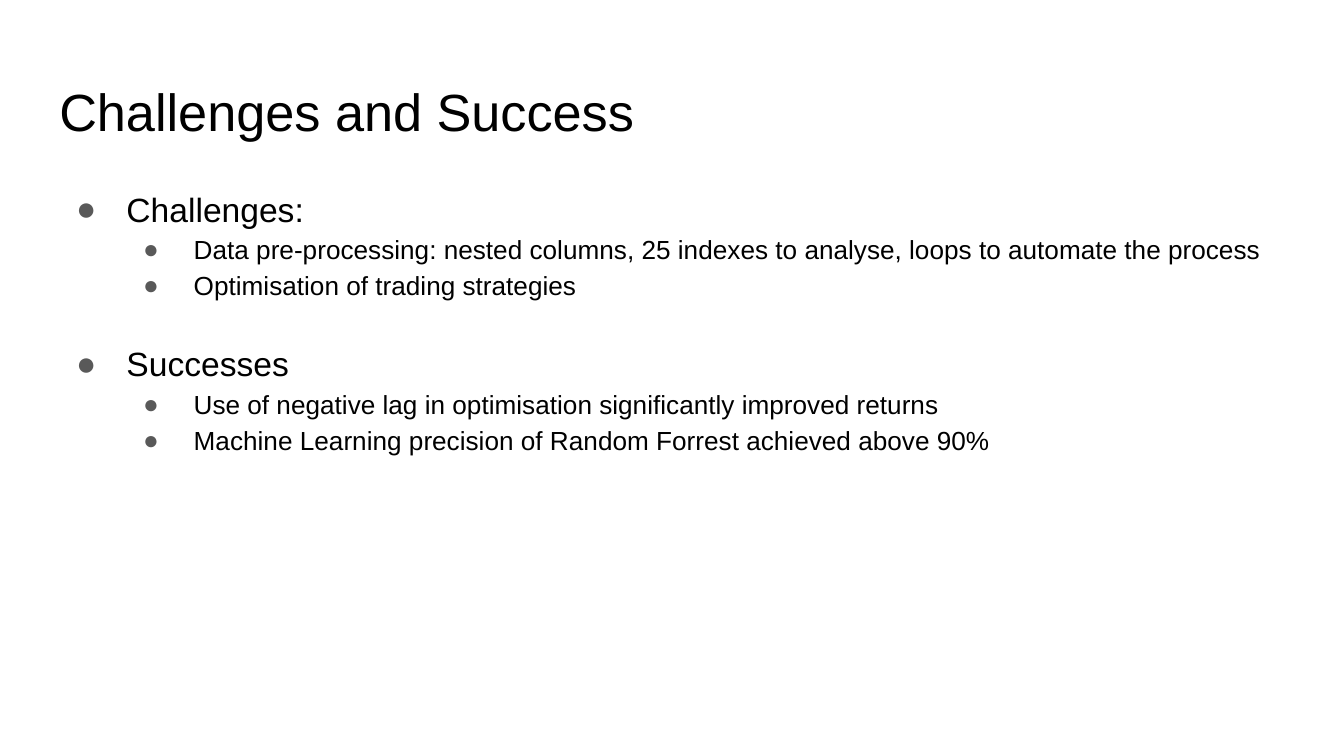
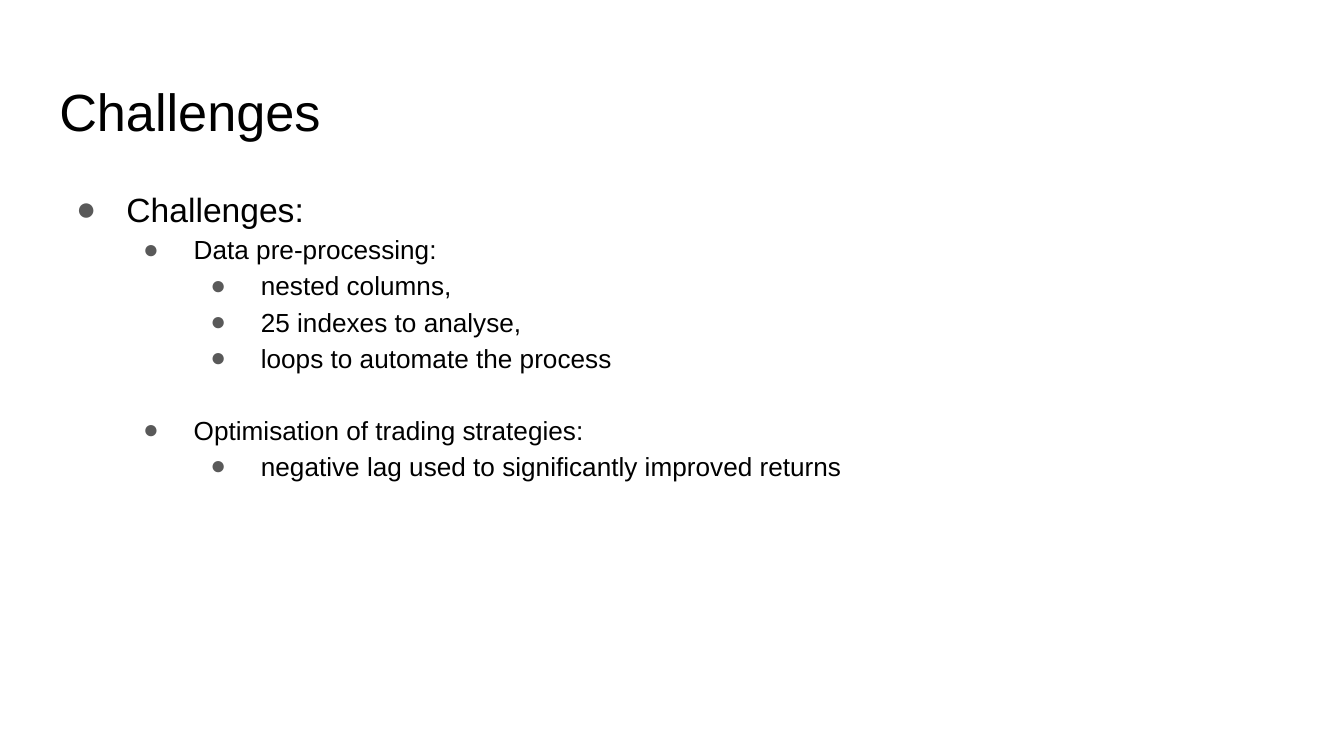
Before and after one commit to TRU-K/BCS-Project-2, a slide deck: slide 4 of Group 5 Presentation.pptx. Drawn at 1344x756 pixels with LibreOffice and Linux fonts; fonts in the diff are those of the drawing; background and template pictures are left out. Boxes give left, top, right and bottom in pixels: in the first picture for what was removed or moved away, otherwise in the second. Text is boxed around its words. In the diff, an @@ line names an element or a change of style, - is before the commit and + after.

```diff
--- a/Group 5 Presentation.pptx
+++ b/Group 5 Presentation.pptx
@@ title at box(59, 93, 320, 141): text changed @@
-Challenges and Success
+Challenges
@@ text at box(194, 240, 841, 481): text changed @@
-  ● Data pre-processing: nested columns, 25 indexes to analyse, loops to automate the process
-  ● Optimisation of trading strategies
-● Successes
-  ● Use of negative lag in optimisation significantly improved returns
-  ● Machine Learning precision of Random Forrest achieved above 90%
+  ● Data pre-processing:
+    ● nested columns,
+    ● 25 indexes to analyse,
+    ● loops to automate the process
+  ● Optimisation of trading strategies:
+    ● negative lag used to significantly improved returns
```
Also in this commit, not shown: 4 other slides changed, 1 slide added, 1 slide removed.
